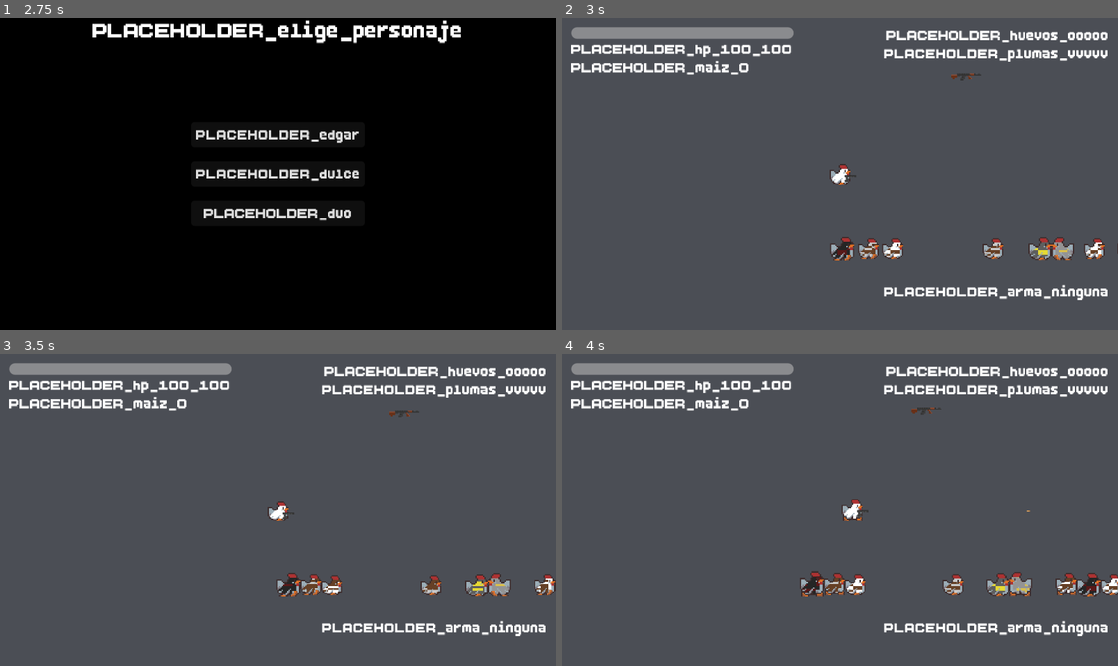
Above: before the commit, frames 1-4 (two rows, left to right).
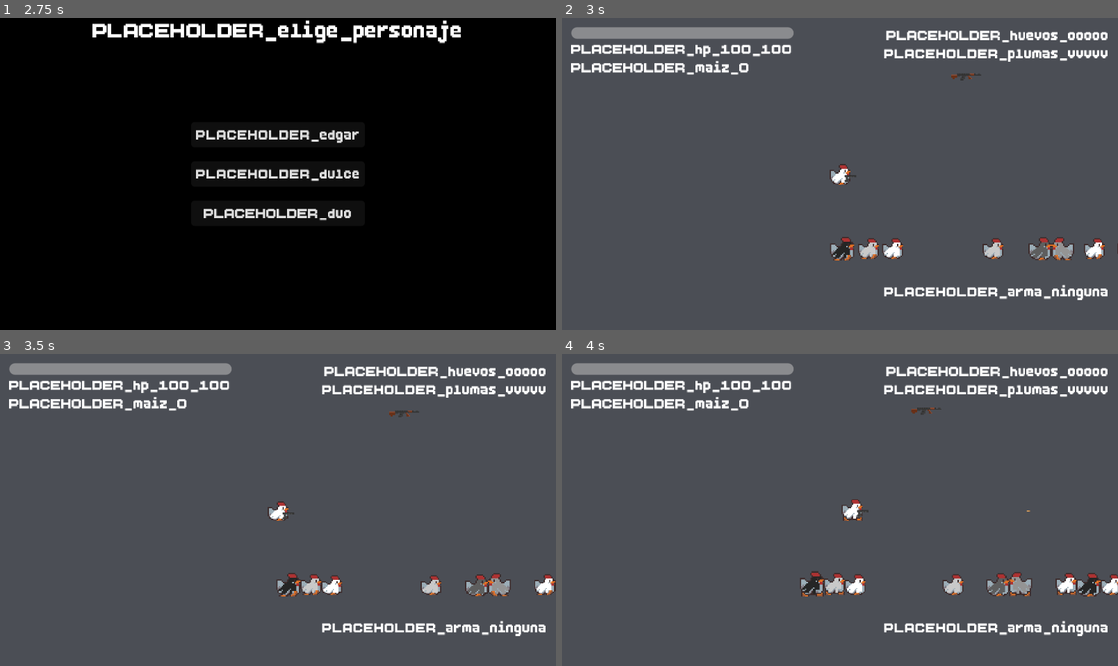
Above: after the commit, the same moments.

Repository: dulcv/The-Little-Shopping-Cart-Theft
Game: Godot game, scene res://scenes/system/boot_root.tscn
Same seed, same stepped clock (60 frames per second), same inputs: the game is played once before the commit and once after it.
Inputs:
- Up to frame 1 (2.75 s): tap Enter at 0.5 s; hold Right (ui_right) 0.53-1.28 s; hold E (interact) 0.53-1.28 s; tap G (siren) at 0.8, 1.35 s; tap Space (attack) at 1.25 s; hold Down (ui_down) 1.28-2 s; tap E (interact) at 1.55 s; click "PLACEHOLDER_nueva_partida" at 2 s
- Up to frame 2 (3 s): click "PLACEHOLDER_edgar" at 2.75 s
- Up to frame 3 (3.5 s): no input
- Up to frame 4 (4 s): hold Right (ui_right) from 3.53 s (still down); hold Space (attack) from 3.53 s (still down); tap G (siren) at 3.8 s

Frame 1 is identical in both runs. In frame 2, 0.2% of the frame differs, in the area x 49-98%, y 72-77%; in frame 3, 0.3%; in frame 4, 0.4%, in the area x 43-100%, y 71-77%.

Commit message:
fix(sonido+shader): enter(quiet) para trafico NPC silencioso (sin puerta/encendido/radio) + shader pollo solo-tinte sin manchas

Diff:
--- a/assets/shaders/chicken_variant.gdshader
+++ b/assets/shaders/chicken_variant.gdshader
@@ -1,13 +1,10 @@
-// Variante de plumaje para pollos NPC (clon del patrón de vehicle_paint.gdshader).
-// Tiñe solo la pluma blanca/gris clara + añade manchas procedurales.
-// Deja intactos pico/patas/cresta (naranjas/rojos saturados) y contornos oscuros.
+// Variante de plumaje para pollos NPC (mismo patrón que vehicle_paint.gdshader).
+// Solo recolorea la pluma blanca/gris clara, deja intactos pico, patas,
+// cresta, contornos, daño y muerte (amarillos/naranjas/rojos saturados).
 // Preserva el sombreado pixel-art transfiriendo S/V relativos al color nuevo.
 shader_type canvas_item;
 
 uniform vec4 plume_color : source_color = vec4(1.0, 1.0, 1.0, 1.0);
-uniform vec4 spot_color : source_color = vec4(0.4, 0.25, 0.15, 1.0);
-uniform float spot_scale = 12.0;
-uniform float spot_amount : hint_range(0.0, 1.0) = 0.5;
 uniform float plume_amount : hint_range(0.0, 1.0) = 1.0;
 
 // Pluma blanca original: luminancia alta, saturación baja (medido del arte).
@@ -41,12 +38,6 @@
 	return c.z * mix(vec3(1.0), rgb, c.y);
 }
 
-float hash12(vec2 p) {
-	vec3 p3 = fract(vec3(p.xyx) * 0.1031);
-	p3 += dot(p3, p3.yzx + 33.33);
-	return fract((p3.x + p3.y) * p3.z);
-}
-
 void fragment() {
 	vec4 tex = texture(TEXTURE, UV);
 	vec3 out_rgb = tex.rgb;
@@ -77,14 +68,6 @@
 			);
 			vec3 repaint = hsv_to_rgb(repaint_hsv);
 			out_rgb = mix(tex.rgb, repaint, clamp(mask * plume_amount, 0.0, 1.0));
-			// Manchas procedurales: celdas hash solo donde hay pluma.
-			if (spot_amount > 0.001) {
-				vec2 cell = floor(UV * spot_scale);
-				float h = hash12(cell);
-				if (h > (1.0 - spot_amount)) {
-					out_rgb = mix(out_rgb, spot_color.rgb, clamp(mask * plume_amount, 0.0, 1.0));
-				}
-			}
 		}
 	}
 	COLOR = vec4(out_rgb, tex.a);
--- a/scenes/characters/npc/npc.gd
+++ b/scenes/characters/npc/npc.gd
@@ -43,8 +43,7 @@
 		if is_node_ready():
 			animated_sprite.material = _mat
 	_mat.set_shader_parameter("plume_color", v.plume_color)
-	_mat.set_shader_parameter("spot_color", v.spot_color)
-	_mat.set_shader_parameter("spot_amount", v.spot_amount)
+	_mat.set_shader_parameter("plume_amount", 1.0)
 
 func set_variant(v: NPCVariant) -> void:
 	apply_variant(v)
@@ -199,7 +198,7 @@
 				return
 			_move_toward_point(target_body.global_position, WALK_SPEED * speed_mult, delta)
 			if global_position.distance_to(target_body.global_position) < 24.0:
-				if target_body.has_method("enter") and target_body.call("enter", self):
+				if target_body.has_method("enter") and target_body.call("enter", self, true):
 					_enter_state(NPCState.DRIVE)
 				else:
 					_enter_state(NPCState.IDLE)
--- a/scripts/systems/vehicles/npc_driver.gd
+++ b/scripts/systems/vehicles/npc_driver.gd
@@ -29,7 +29,7 @@
 	if target:
 		var to: Vector2 = target.global_position - global_position
 		if to.length() < 30.0:
-			target.enter(self)
+			target.enter(self, true)
 			return
 		velocity = to.normalized() * walk_speed
 	else:
--- a/scripts/systems/vehicles/vehicle.gd
+++ b/scripts/systems/vehicles/vehicle.gd
@@ -226,7 +226,9 @@
 	return not is_wrecked and driver == null
 
 ## Llamado por el jugador/NPC para subir. Retorna false si no se puede.
-func enter(body: Node2D) -> bool:
+## quiet = true: entrada silenciosa de NPC (sin puerta/encendido/radio),
+## para que el tráfico ambiental no suene al spawnear.
+func enter(body: Node2D, quiet: bool = false) -> bool:
 	if not can_be_entered():
 		return false
 	driver = body
@@ -235,6 +237,10 @@
 		driver.on_enter_vehicle(self)
 	speed = 0.0
 	driver_entered.emit(driver)
+	if quiet:
+		_update_engine_sound()
+		_update_siren_sound()
+		return true
 	_play_door()
 	# Si se reentra rápido, el encendido anterior puede seguir sonando:
 	# se corta y se relanza para no solapar dos instancias.
Not shown, changed: docs/02-shader-pollos.md
